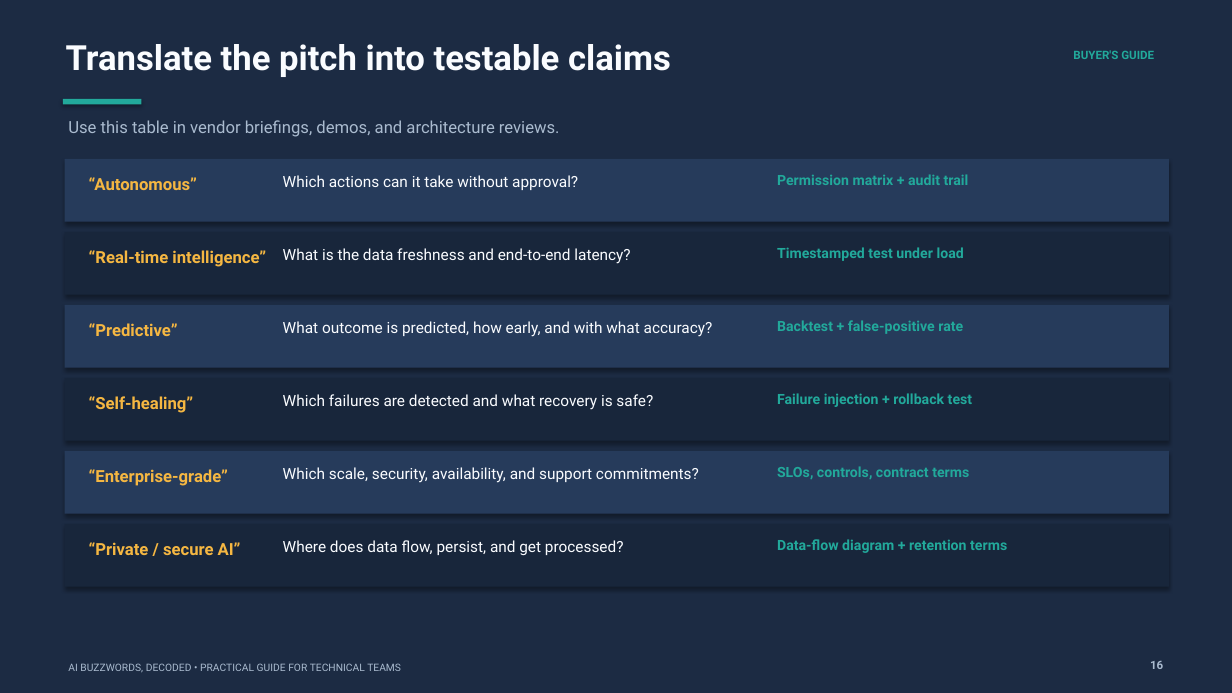
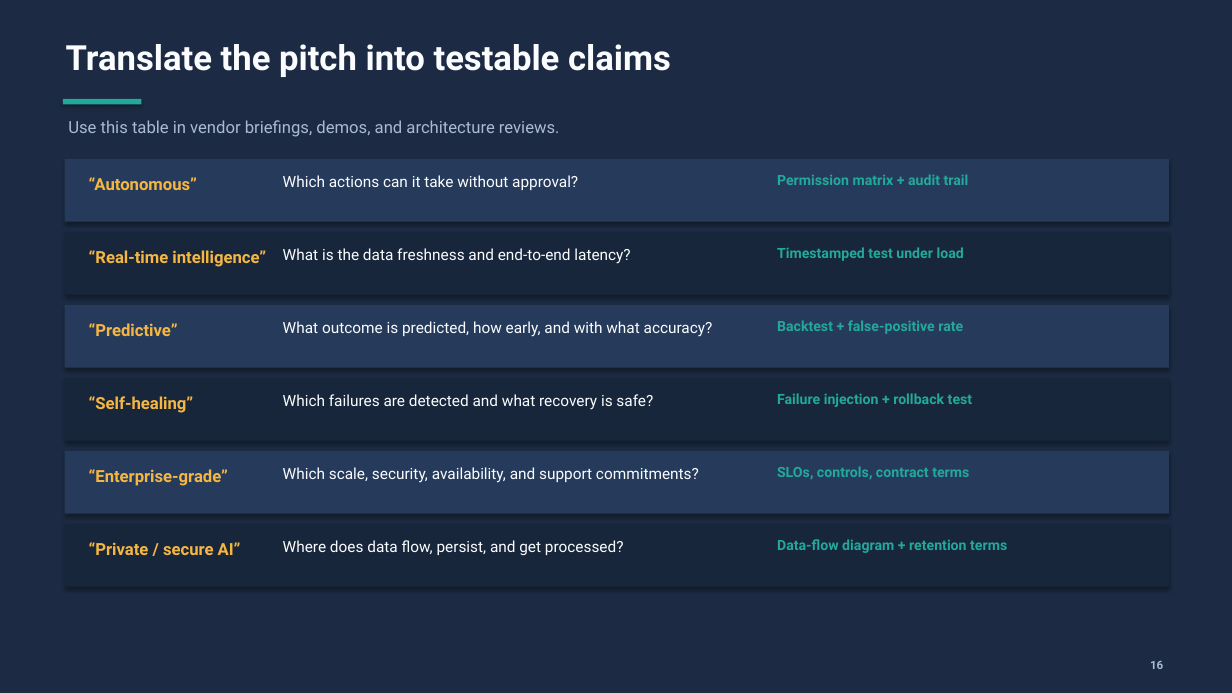
Before and after one commit to jpsider/Invoke-Automation, a slide deck: slide 20 of VMUG/Connect_FL_2026/VIAdmin_AI_Buzzwords_Consistent_Styling.pptx (slide 27 before the commit). Drawn at 1232x693 pixels with LibreOffice and Linux fonts; fonts in the diff are those of the drawing. Boxes give left, top, right and bottom in pixels: in the first picture for what was removed or moved away, otherwise in the second. Text is boxed around its words. In the diff, an @@ line names an element or a change of style, - is before the commit and + after.

Commit message:
cleaned up some random text

```diff
--- a/VMUG/Connect_FL_2026/VIAdmin_AI_Buzzwords_Consistent_Styling.pptx
+++ b/VMUG/Connect_FL_2026/VIAdmin_AI_Buzzwords_Consistent_Styling.pptx
@@ text removed at box(1073, 50, 1154, 59) @@
-BUYER'S GUIDE
@@ text removed at box(68, 663, 401, 672) @@
-AI BUZZWORDS, DECODED • PRACTICAL GUIDE FOR TECHNICAL TEAMS
```
Also in this commit, not shown: 23 other slides changed, 7 slides removed.
